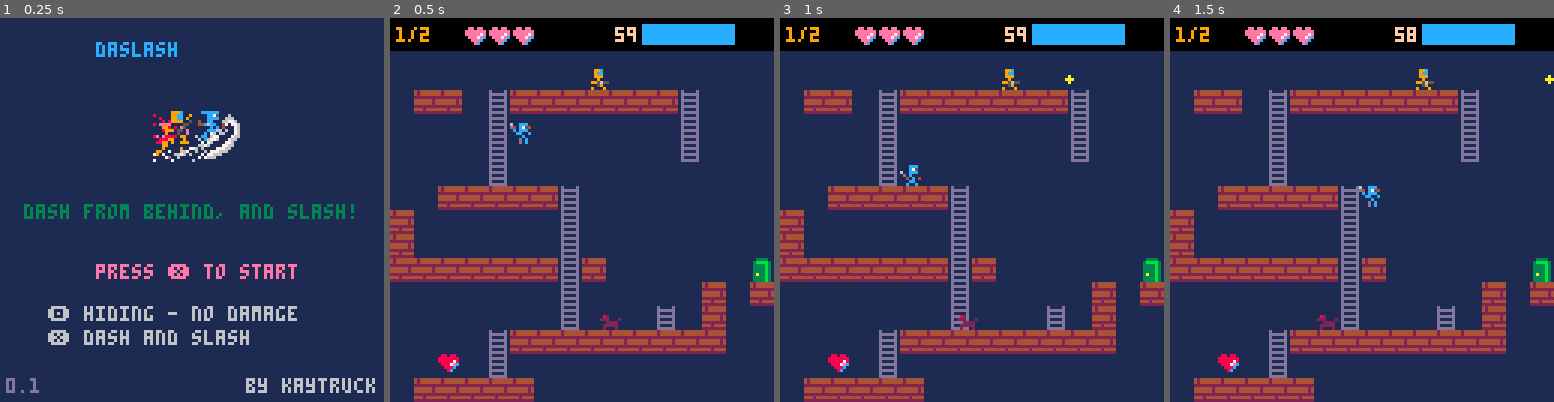
Above: before the commit, frames 1-4 (left to right).
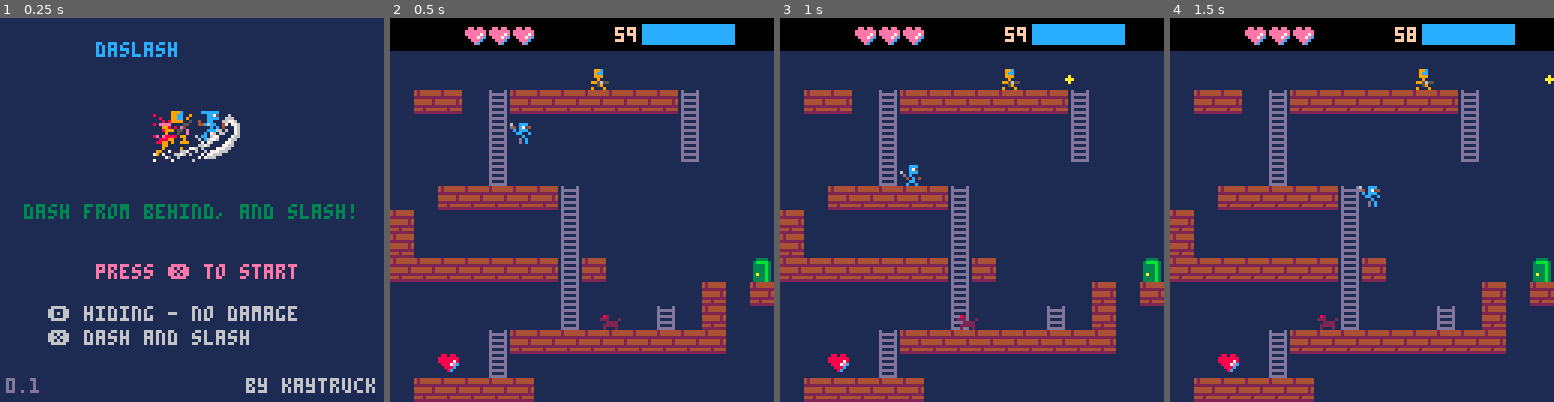
Above: after the commit, the same moments.

Repository: kaytruck/daslash
Game: PICO-8 cartridge daslash.p8
The game is run twice, just before and just after one commit, with the same random seed, the same clock (stepped at 60 frames per second) and the same inputs.
Inputs:
- Up to frame 1 (0.25 s): no input
- Up to frame 2 (0.5 s): tap X (X key) at 0.33 s
- Up to frame 3 (1 s): tap O (Z key) at 0.7 s
- Up to frame 4 (1.5 s): tap X (X key) at 1.07 s

Frame 1 is identical in both runs. In frame 2, 0.1% of the frame differs, in the area x 1-11%, y 2-7%; in frame 3, 0.1%; in frame 4, 0.1%.

Commit message:
ステージ管理を改善

Diff:
--- a/common.lua
+++ b/common.lua
@@ -1,3 +1,4 @@
+-- sprite flags
 f_solid = 0xF
 f_ground = 0x4
 f_ladder = 0x14
@@ -24,10 +25,10 @@
 	end
 
 	-- pixel to tile
-    x1 = x1 / 8 + stages[sn].m_x
-    y1 = y1 / 8 + stages[sn].m_y
-    x2 = x2 / 8 + stages[sn].m_x
-    y2 = y2 / 8 + stages[sn].m_y
+    x1 = x1 / 8 + stage.m_x
+    y1 = y1 / 8 + stage.m_y
+    x2 = x2 / 8 + stage.m_x
+    y2 = y2 / 8 + stage.m_y
 
 	if fget(mget(x1, y1)) == f_solid
 	or fget(mget(x2, y2)) == f_solid
@@ -46,10 +47,10 @@
 	local x2 = obj.x + obj.w - 3
 	local y2 = (obj.y + obj.h - 1) + offset
 
-	x1 = x1 / 8 + stages[sn].m_x
-	y1 = y1 / 8 + stages[sn].m_y
-	x2 = x2 / 8 + stages[sn].m_x
-	y2 = y2 / 8 + stages[sn].m_y
+	x1 = x1 / 8 + stage.m_x
+	y1 = y1 / 8 + stage.m_y
+	x2 = x2 / 8 + stage.m_x
+	y2 = y2 / 8 + stage.m_y
 
 	if (fget(mget(x1, y1)) & f_ground) ~= 0
 	or (fget(mget(x2, y2)) & f_ground) ~= 0
@@ -71,12 +72,12 @@
 	local x2_r = obj.x + obj.w -3
 	local y2 = (obj.y + obj.h)
 
-	x1_l = x1_l / 8 + stages[sn].m_x
-	x1_r = x1_r / 8 + stages[sn].m_x
-	y1 = y1 / 8 + stages[sn].m_y
-	x2_l = x2_l / 8 + stages[sn].m_x
-	x2_r = x2_r / 8 + stages[sn].m_x
-	y2 = y2 / 8 + stages[sn].m_y
+	x1_l = x1_l / 8 + stage.m_x
+	x1_r = x1_r / 8 + stage.m_x
+	y1 = y1 / 8 + stage.m_y
+	x2_l = x2_l / 8 + stage.m_x
+	x2_r = x2_r / 8 + stage.m_x
+	y2 = y2 / 8 + stage.m_y
 
     if fget(mget(x1_l, y1)) == f_ladder
 	or fget(mget(x1_r, y1)) == f_ladder then
@@ -96,7 +97,7 @@
 function chk_mapobj(player)
 	local x = player.x + player.w / 2
 	local y = player.y + player.h / 2
-	local f = fget(mget(x/8 + stages[sn].m_x, y/8 + stages[sn].m_y))
+	local f = fget(mget(x/8 + stage.m_x, y/8 + stage.m_y))
 
 	local mobj = "none"
 	if f == f_door then
@@ -108,13 +109,13 @@
 	else
 		mobj = "none"
 	end
-	exec_map_func(mobj, player, stages, sn)
+	exec_map_func(mobj, player, stage)
 	return mobj
 end
 
-function exec_map_func(mobj, player, stages, sn)
+function exec_map_func(mobj, player, stage)
 	local mf = map_func[mobj]
 	if mf then
-		mf(player, stages, sn)
+		mf(player, stage)
 	end
 end
--- a/items.lua
+++ b/items.lua
@@ -1,28 +1,28 @@
-function init_item()
+function init_item(map_func)
     map_func["hpmaxup"] = item_hpmaxup
     map_func["hpup"] = item_hpup
 end
 
-function item_hpmaxup(player, stages, sn)
+function item_hpmaxup(player, stage)
     if player.hpmax < player.hplimit then
         player.hpmax = player.hpmax + 1
         local x = player.x + player.w / 2
         local y = player.y + player.h / 2
-        mset(x/8 + stages[sn].m_x, y/8 + stages[sn].m_y, 0)
+        mset(x/8 + stage.m_x, y/8 + stage.m_y, 0)
     end
     if player.hp < player.hpmax then
         player.hp = player.hpmax
         local x = player.x + player.w / 2
         local y = player.y + player.h / 2
-        mset(x/8 + stages[sn].m_x, y/8 + stages[sn].m_y, 0)
+        mset(x/8 + stage.m_x, y/8 + stage.m_y, 0)
     end
 end
 
-function item_hpup(player, stages, sn)
+function item_hpup(player, stage)
     if player.hp < player.hpmax then
         player.hp = player.hp + 1
         local x = player.x + player.w / 2
         local y = player.y + player.h / 2
-        mset(x/8 + stages[sn].m_x, y/8 + stages[sn].m_y, 0)
+        mset(x/8 + stage.m_x, y/8 + stage.m_y, 0)
     end
 end
--- a/main_draw.lua
+++ b/main_draw.lua
@@ -16,8 +16,8 @@
 	draw_map()
 	-- draw info area background
 	rectfill(0, 0, 127, 10, 0)
-	-- draw stage num
-	print(""..sn.."/"..#stages, 2, 3, 9)
+	-- TODO draw stage num
+	-- print(""..sn.."/"..#stages, 2, 3, 9)
 	-- draw player hp
 	for i=0, player.hpmax - 1 do
 		spr(49, 25 + 8 * i, 3)
@@ -27,7 +27,7 @@
 	end
 	-- draw life time
 	local life_time_c = 15
-	if life_time / stages[sn].life_time < 0.2 then
+	if life_time / stage.life_time < 0.2 then
 		life_time_c = 8
 	end
 	local life_time_s = "0"..life_time
@@ -65,7 +65,7 @@
 	else
 		cls(1)
 		local msg = "you died"
-		if #stages == sn
+		if stage.next == nil
 		and player.hp > 0 then
 			msg = "cleard"
 		end
@@ -77,7 +77,7 @@
 end
 
 function draw_map()
-	map(stages[sn].m_x, stages[sn].m_y, 0, 0, stages[sn].m_w, stages[sn].m_w)
+	map(stage.m_x, stage.m_y, 0, 0, stage.m_w, stage.m_w)
 end
 
 function debug_print()
--- a/main_init.lua
+++ b/main_init.lua
@@ -32,23 +32,22 @@
 	-- player
 	player = create_player()
 	-- stage
-	stages = load_stages()
-	sn = 1	-- stange number
-	init_stage()
+	stage = init_stage(create_stage_1())
 	-- items
-	init_item()
+	init_item(map_func)
 
 	-- music begin
 	music(0)
 end
 
-function init_stage()
+function init_stage(stage)
 	-- player
-	player.x = stages[sn].p_x
-	player.y = stages[sn].p_y
+	player.x = stage.p_x
+	player.y = stage.p_y
 	-- enemies
-	-- enemies = init_enemies(stages[sn].enemies)
-	enemies = stages[sn].enemies
+	enemies = stage.enemies
 	-- life time
-	life_time = stages[sn].life_time
+	life_time = stage.life_time
+
+	return stage
 end
--- a/main_update.lua
+++ b/main_update.lua
@@ -15,10 +15,10 @@
 	and life_time > 0 then
 		life_time = life_time - 1
 	end
-	-- clear explosion points
-	-- explode_pnts = {}
 
+	-- update player
 	update_player(player, enemies)
+	-- update enemies
 	update_enemies(enemies)
 
 	-- check stage finish
@@ -26,10 +26,9 @@
 	and cur_mapobj == "door" then
 		score = score + life_time
 		if player.hp > 0
-		and sn < #stages then
+		and stage.next ~= nil then
 			-- goto next stage
-			sn = sn + 1
-			init_stage()
+			stage = init_stage(stage.next())
 		else
 			-- cleard
 			_update = update_gameover
--- a/stages.lua
+++ b/stages.lua
@@ -1,39 +1,42 @@
-function load_stages()
-    local stages = {stage1, stage2}
-    return stages
+function create_stage_1 ()
+    return {
+        -- player
+        p_x = 40,
+        p_y = 30,
+        life_time = 60,			-- sec.
+        -- map
+        m_x = 0,
+        m_y = 0,
+        m_w = 16,
+        m_h = 16,
+        -- enemies
+        enemies = {
+            create_enemey_yellow(8*8, 2*8, 0.5),
+            create_enemey_dog(9*8, 12*8, -0.7),
+        },
+        -- next stage
+        next = create_stage_2,
+    }
 end
 
-stage1 = {
-    -- player
-    p_x = 40,
-    p_y = 30,
-    life_time = 60,			-- sec.
-    -- map
-    m_x = 0,
-    m_y = 0,
-    m_w = 16,
-    m_h = 16,
-    -- enemies
-    enemies = {
-        create_enemey_yellow(8*8, 2*8, 0.5),
-        create_enemey_dog(9*8, 12*8, -0.7),
-    },
-}
-
-stage2 = {
-    -- player
-    p_x = 3 * 8,
-    p_y = 3 * 8,
-    life_time = 60,			-- sec.
-    -- map
-    m_x = 16,
-    m_y = 0,
-    m_w = 16,
-    m_h = 16,
-    -- enemies
-    enemies = {
-        create_enemey_yellow((24 - 16)*8, 3*8, 0.5),
-        create_enemey_yellow((27 - 16)*8, 10*8, 0.5),
-        create_enemey_dog((20 - 16)*8, 7*8, -0.7),
-    },
-}
+function create_stage_2()
+    return {
+        -- player
+        p_x = 3 * 8,
+        p_y = 3 * 8,
+        life_time = 60,			-- sec.
+        -- map
+        m_x = 16,
+        m_y = 0,
+        m_w = 16,
+        m_h = 16,
+        -- enemies
+        enemies = {
+            create_enemey_yellow((24 - 16)*8, 3*8, 0.5),
+            create_enemey_yellow((27 - 16)*8, 10*8, 0.5),
+            create_enemey_dog((20 - 16)*8, 7*8, -0.7),
+        },
+        -- next stage
+        next = nil,
+    }
+end
Not shown, changed: README.md
